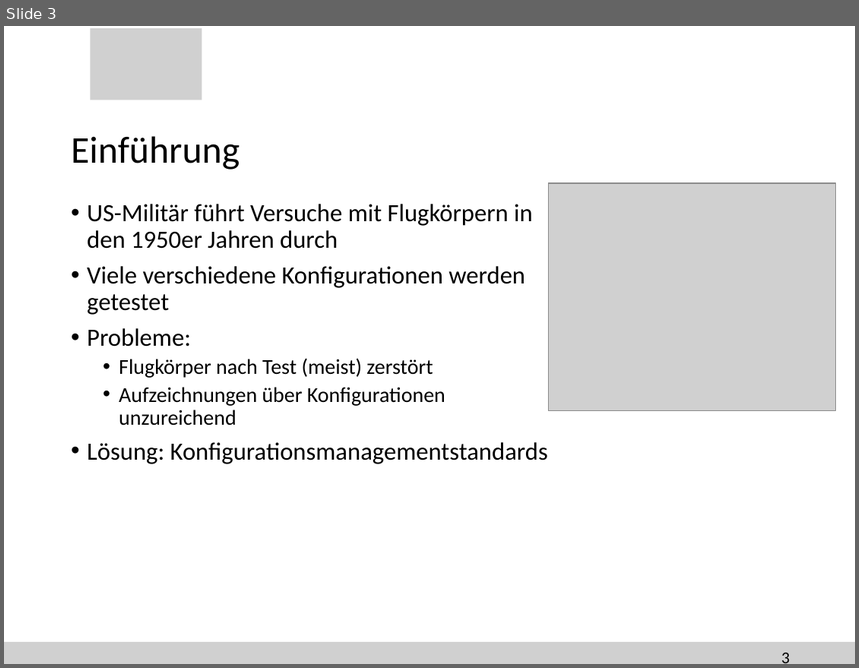
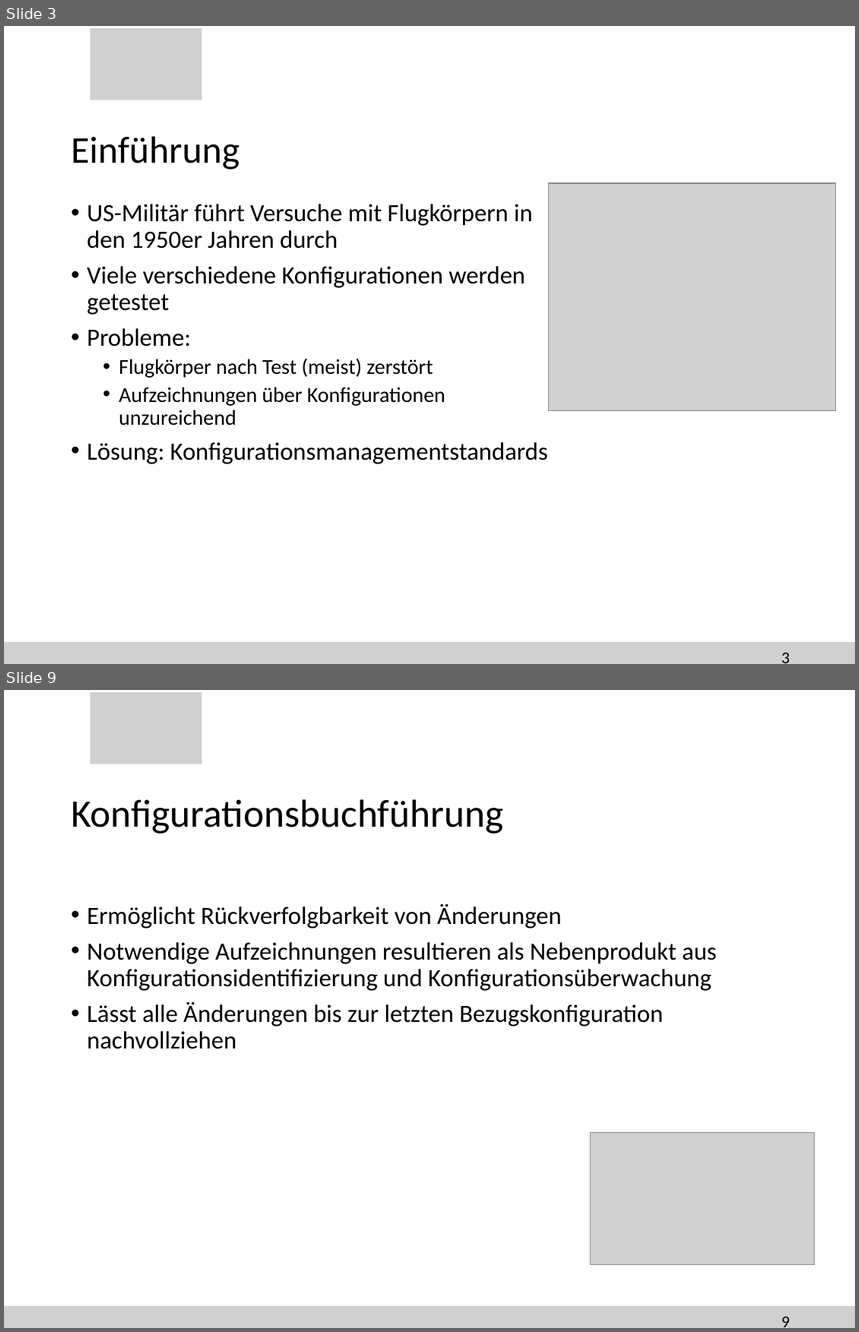
Before and after one commit to SteiMi/swm-seminar, a slide deck: Präsentation/seminar.pptx. Shown one above the other, each under a label of ours: slide 3 before the commit, slides 3 and 9 after it; the slides between them are not shown. The pictures are 859x668 and 859x1332 pixels, drawn with LibreOffice and Linux fonts; fonts in the diff are those of the drawing; grey boxes stand for pictures; background and template pictures are left out. Boxes give left, top, right and bottom in pixels: in the first picture for what was removed or moved away, otherwise in the second. Text is boxed around its words. In the diff, an @@ line names an element or a change of style, - is before the commit and + after.

```diff
--- a/Präsentation/seminar.pptx
+++ b/Präsentation/seminar.pptx
@@ slide 9 added at (4,690,855,1328), background #FFFFFF; not listed: 2 template elements that a slide beside it also shows @@
@@ title added at (71,799,503,834), 33 pt, text #000000 @@
+Konfigurationsbuchführung
@@ text added at (87,904,717,1049), 21 pt, text #000000 @@
+• Ermöglicht Rückverfolgbarkeit von Änderungen
+• Notwendige Aufzeichnungen resultieren als Nebenprodukt aus Konfigurationsidentifizierung und Konfigurationsüberwachung
+• Lässt alle Änderungen bis zur letzten Bezugskonfiguration nachvollziehen
@@ picture added at (591,1132,814,1265) @@
@@ page number added at (781,1317,790,1328), 14 pt, text #000000 @@
+9
```
Also in this commit, not shown: 1 slide changed, 10 other slides added.
